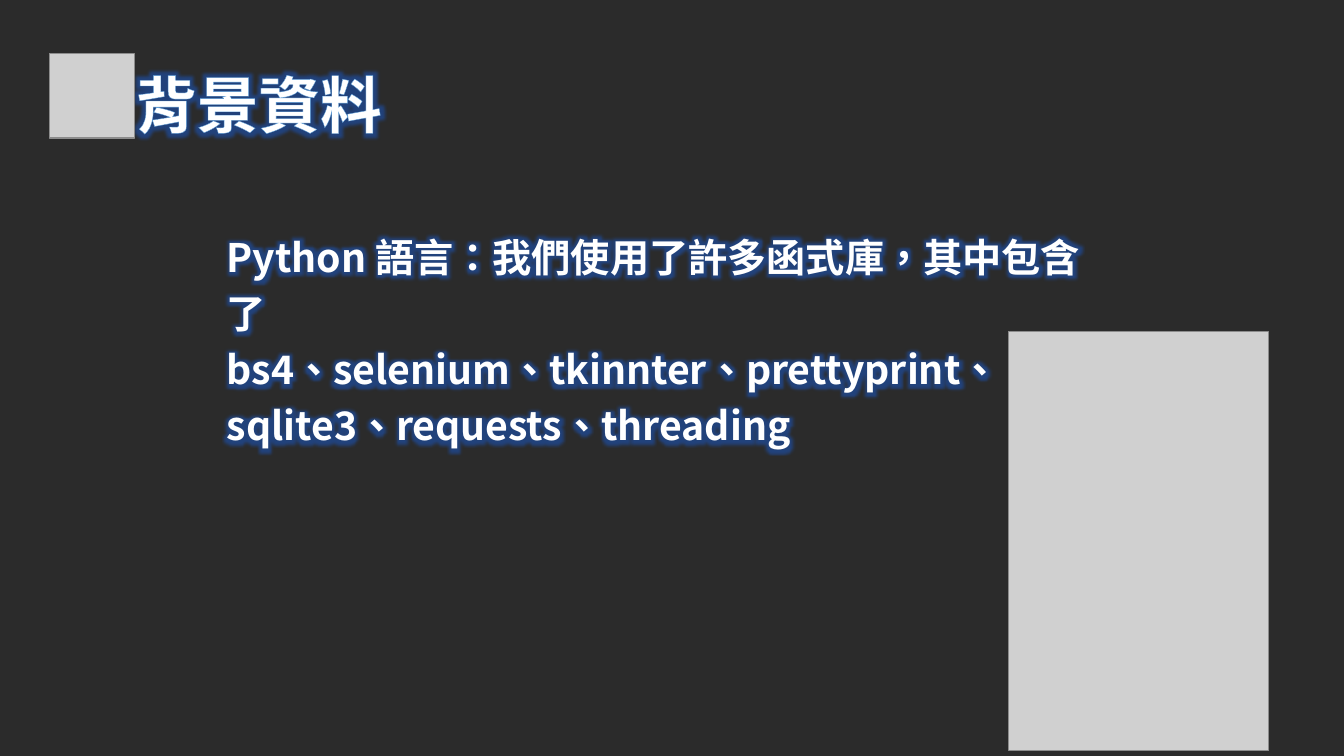
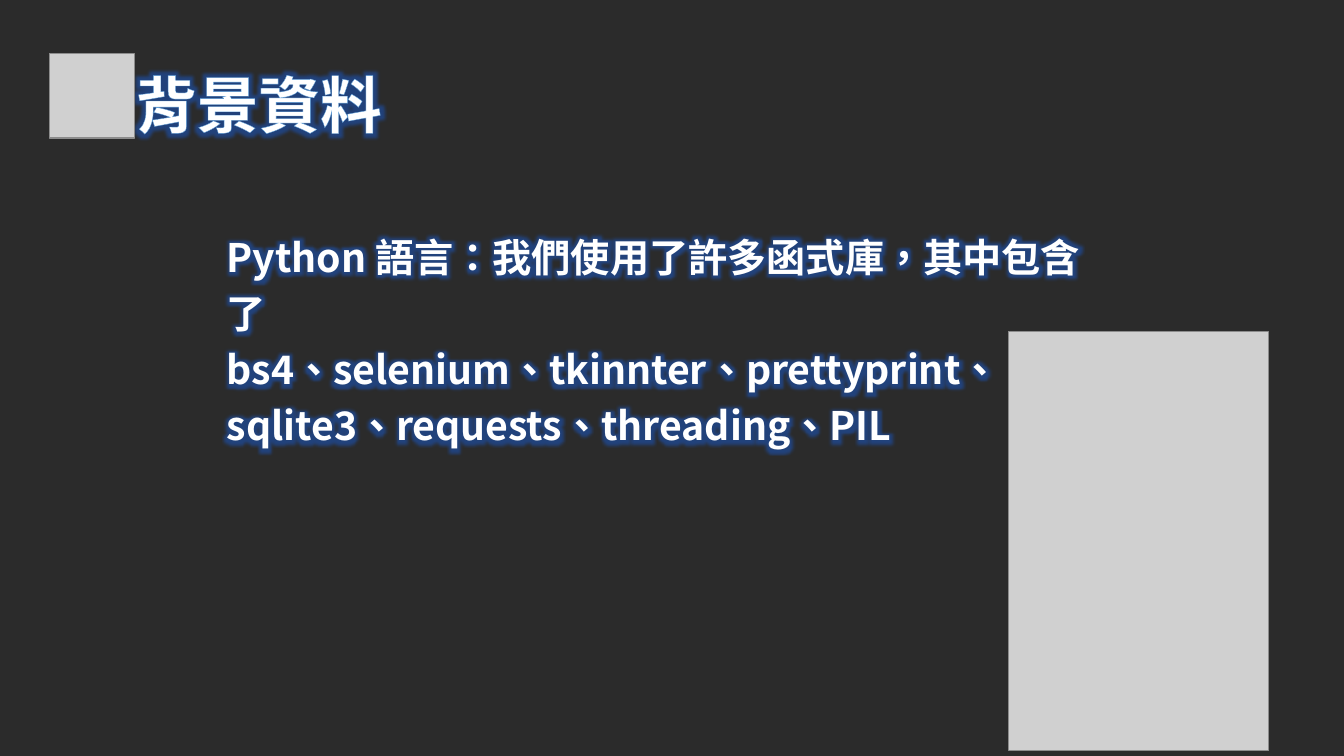
Before and after one commit to DJSBTimTW/DJSBTimTW-python_selenium, a slide deck: slide 6 of GC遊戲後台分析爬蟲 (1).pptx. Drawn at 1344x756 pixels with LibreOffice and Linux fonts; fonts in the diff are those of the drawing; grey boxes stand for pictures; background and template pictures are left out; a plain dark background stands for a picture behind light text. Boxes give left, top, right and bottom in pixels: in the first picture for what was removed or moved away, otherwise in the second. Text is boxed around its words. In the diff, an @@ line names an element or a change of style, - is before the commit and + after.

```diff
--- a/GC遊戲後台分析爬蟲 (1).pptx
+++ b/GC遊戲後台分析爬蟲 (1).pptx
@@ text at (227,352,1000,451): text changed @@
-bs4、selenium、tkinnter、prettyprint、sqlite3、requests、threading
+bs4、selenium、tkinnter、prettyprint、sqlite3、requests、threading、PIL
```
Also in this commit, not shown: 2 other slides changed, 3 slides removed, 1 other file.
